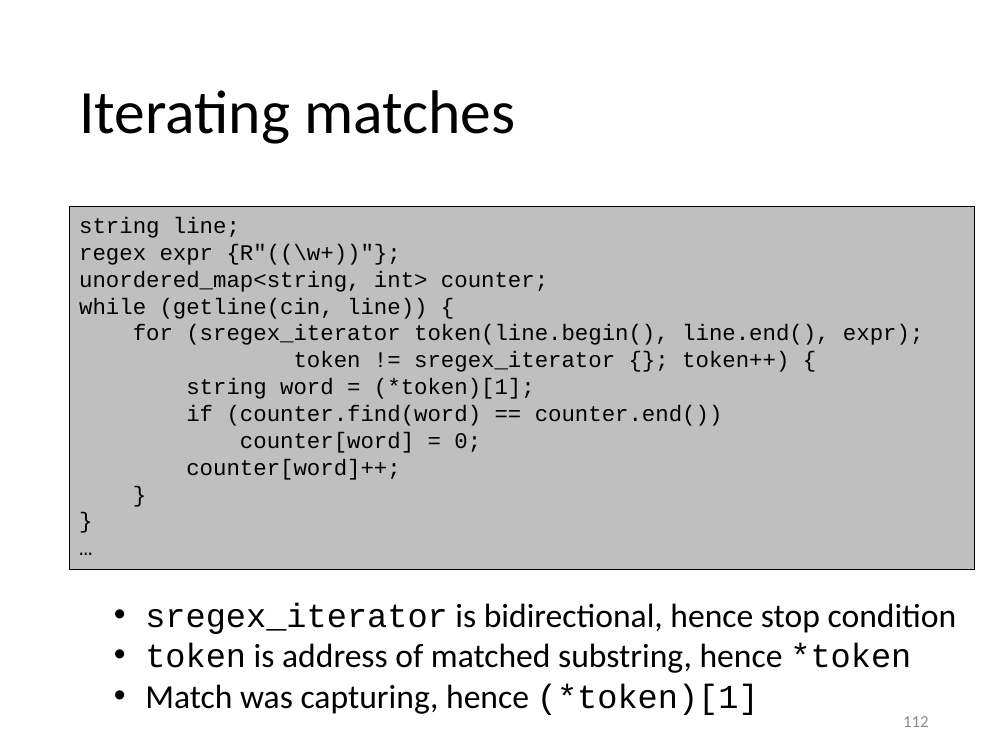
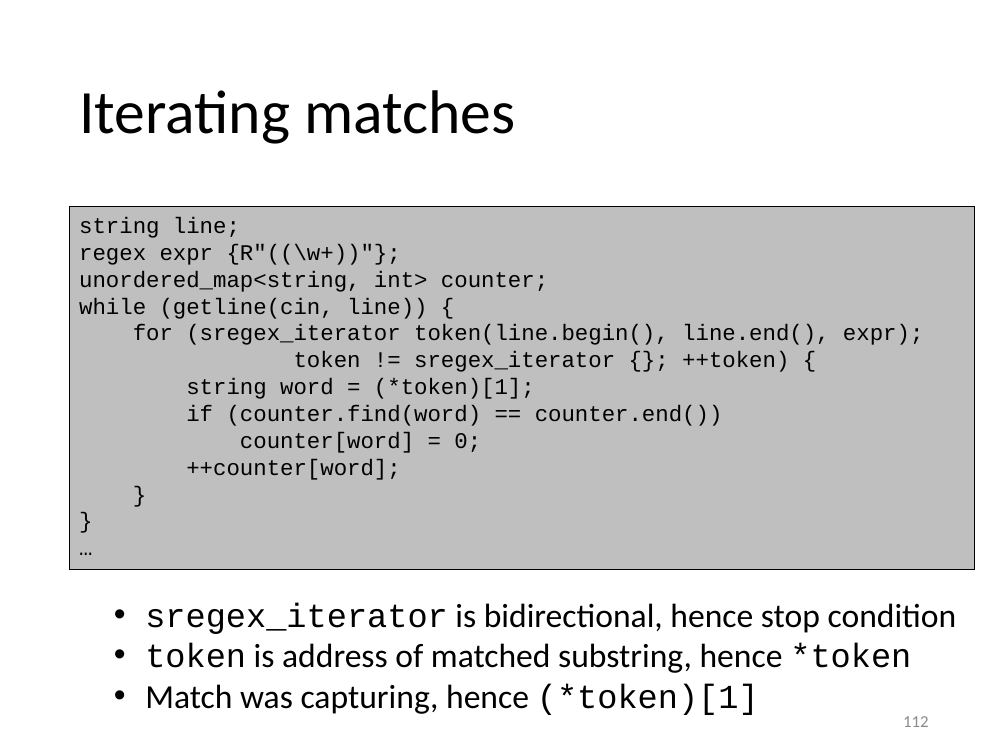
Before and after one commit to gjbex/training-material, a slide deck: slide 112 of CPlusPlus/scientific_cpp.pptx. Drawn at 1008x756 pixels with LibreOffice and Linux fonts; fonts in the diff are those of the drawing. Boxes give left, top, right and bottom in pixels: in the first picture for what was removed or moved away, otherwise in the second. Text is boxed around its words. In the diff, an @@ line names an element or a change of style, - is before the commit and + after.

```diff
--- a/CPlusPlus/scientific_cpp.pptx
+++ b/CPlusPlus/scientific_cpp.pptx
@@ text in rectangle at (294,351,789,372): text changed @@
-token != sregex_iterator {}; token++) {
+token != sregex_iterator {}; ++token) {
@@ text in rectangle at (186,459,400,480): text changed @@
-counter[word]++;
+++counter[word];
```
Also in this commit, not shown: 17 other slides changed.
